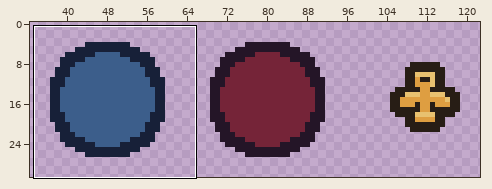
Two states of a pixel-art file, sprites/trinkets.aseprite. The first picture is a wide view before the edit; the outline marks the close-up.
Close-up. Earlier state:
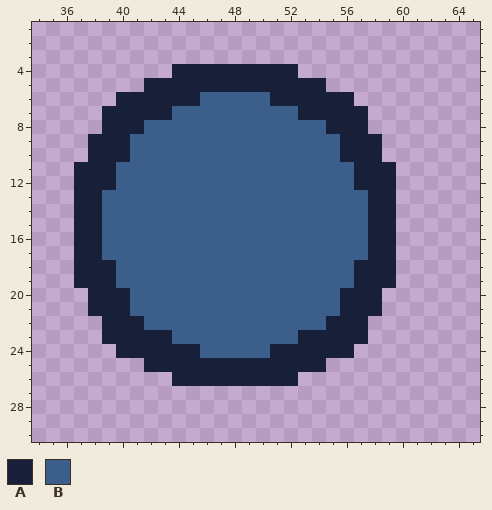
160x32 pixels, 1 frame. Shown: x 34..65, y 1..30. The wide view leaves out empty margins.
Palette (. is transparent): A #172038  B #3c5e8b
Pixels before, first column x 37:
 4 .......AAAAAAAAA.......
 5 .....AAAAAAAAAAAAA.....
 6 ...AAAAAABBBBBAAAAAA...
 7 ..AAAAABBBBBBBBBAAAAA..
 8 ..AAABBBBBBBBBBBBBAAA..
 9 .AAABBBBBBBBBBBBBBBAAA.
10 .AAABBBBBBBBBBBBBBBAAA.
11 AAABBBBBBBBBBBBBBBBBAAA
12 AAABBBBBBBBBBBBBBBBBAAA
13 AABBBBBBBBBBBBBBBBBBBAA
14 AABBBBBBBBBBBBBBBBBBBAA
15 AABBBBBBBBBBBBBBBBBBBAA
16 AABBBBBBBBBBBBBBBBBBBAA
17 AABBBBBBBBBBBBBBBBBBBAA
18 AAABBBBBBBBBBBBBBBBBAAA
19 AAABBBBBBBBBBBBBBBBBAAA
20 .AAABBBBBBBBBBBBBBBAAA.
21 .AAABBBBBBBBBBBBBBBAAA.
22 ..AAABBBBBBBBBBBBBAAA..
23 ..AAAAABBBBBBBBBAAAAA..
24 ...AAAAAABBBBBAAAAAA...
25 .....AAAAAAAAAAAAA.....
26 .......AAAAAAAAA.......
After:
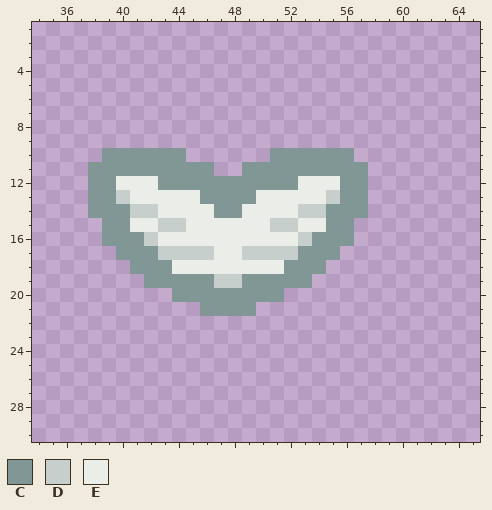
Colours new in this view: C #819796  D #c7cfcc  E #ebede9
Author's note on the commit: Polish Swiftness Trinket
What changed:
y 4: x 44..52 AAAAAAAAA -> .........
y 5: x 42..54 AAAAAAAAAAAAA -> .............
y 6: x 40..56 AAAAAABBBBBAAAAAA -> .................
y 7: x 39..57 AAAAABBBBBBBBBAAAAA -> ...................
y 8: x 39..57 AAABBBBBBBBBBBBBAAA -> ...................
y 9: x 38..58 AAABBBBBBBBBBBBBBBAAA -> .....................
y 10: x 38..58 AAABBBBBBBBBBBBBBBAAA -> .CCCCCC......CCCCCC..
y 11: x 37..59 AAABBBBBBBBBBBBBBBBBAAA -> .CCCCCCCCC..CCCCCCCCC..
y 12: x 37..59 AAABBBBBBBBBBBBBBBBBAAA -> .CCEEECCCCCCCCCCEEECC..
y 13: x 37..59 AABBBBBBBBBBBBBBBBBBBAA -> .CCDEEEEECCCCEEEEEDCC..
y 14: x 37..59 AABBBBBBBBBBBBBBBBBBBAA -> .CCCDDEEEECCEEEEDDCCC..
y 15: x 37..59 AABBBBBBBBBBBBBBBBBBBAA -> ..CCEEDDEEEEEEDDEECC...
y 16: x 37..59 AABBBBBBBBBBBBBBBBBBBAA -> ..CCCDEEEEEEEEEEDCCC...
y 17: x 37..59 AABBBBBBBBBBBBBBBBBBBAA -> ...CCCDDDDEEDDDDCCC....
y 18: x 37..59 AAABBBBBBBBBBBBBBBBBAAA -> ....CCCEEEEEEEECCC.....
y 19: x 37..59 AAABBBBBBBBBBBBBBBBBAAA -> .....CCCCCDDCCCCC......
y 20: x 38..58 AAABBBBBBBBBBBBBBBAAA -> ......CCCCCCCC.......
y 21: x 38..58 AAABBBBBBBBBBBBBBBAAA -> ........CCCC.........
y 22: x 39..57 AAABBBBBBBBBBBBBAAA -> ...................
y 23: x 39..57 AAAAABBBBBBBBBAAAAA -> ...................
y 24: x 40..56 AAAAAABBBBBAAAAAA -> .................
y 25: x 42..54 AAAAAAAAAAAAA -> .............
y 26: x 44..52 AAAAAAAAA -> .........
Changed places in both close-ups, as pixel boxes (x1, y1, x2, y2):
changed: (74, 64, 396, 386)
